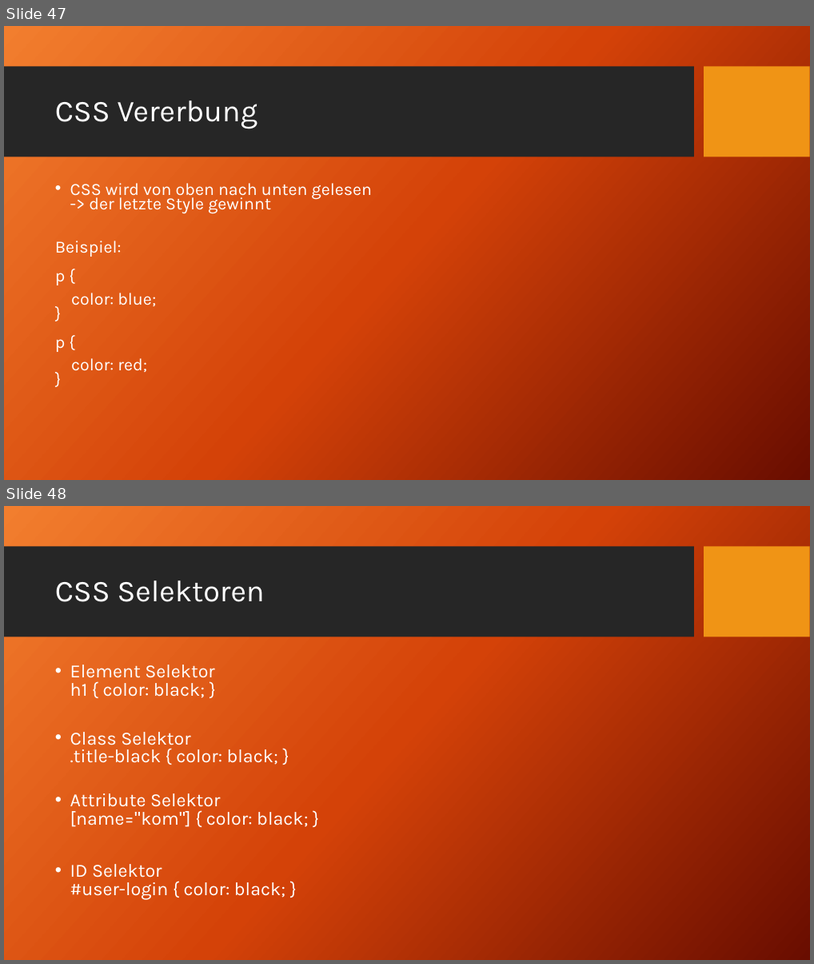
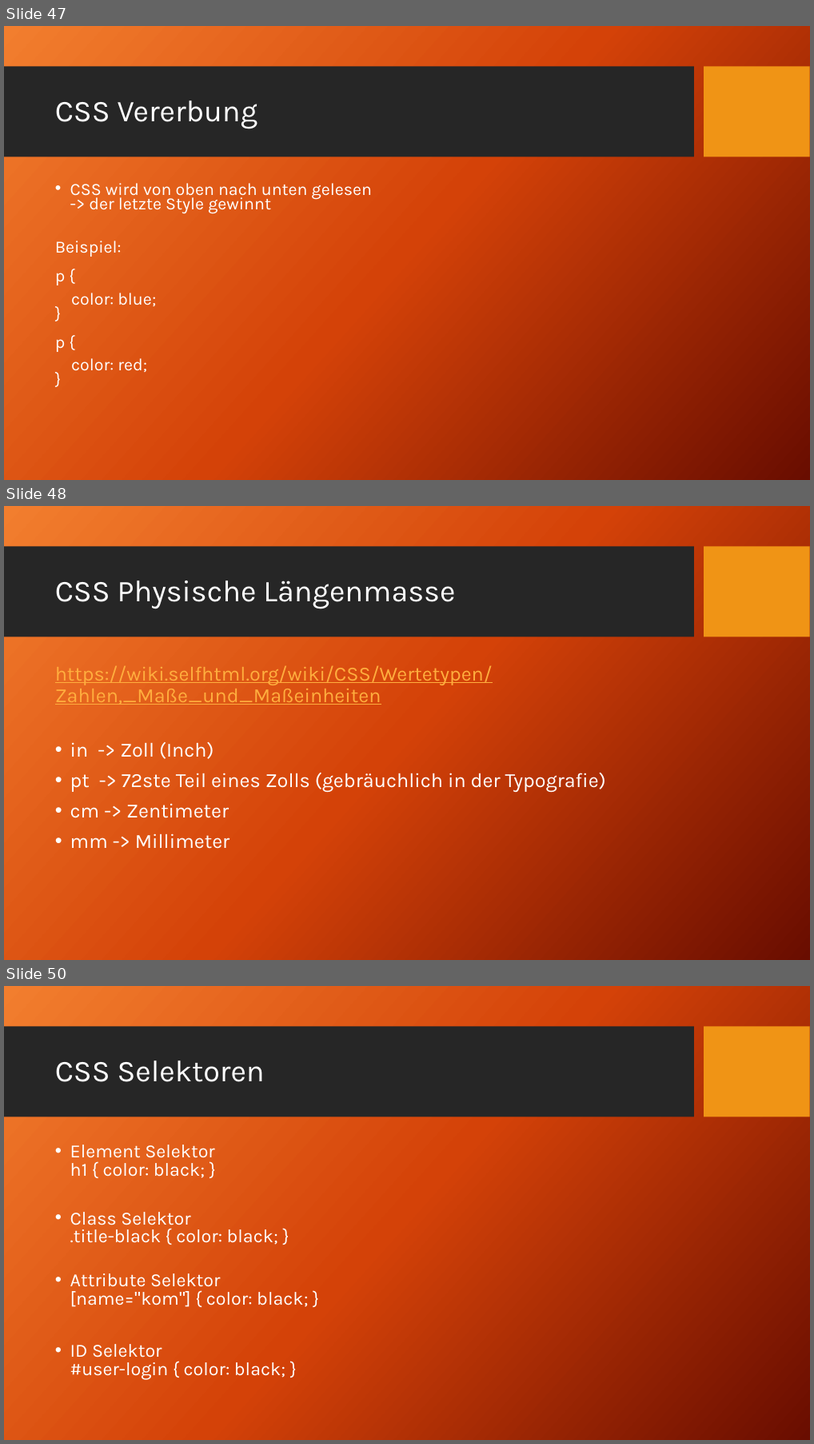
Before and after one commit to TomFrey/htmlCssBasicUebungen, a slide deck: html Schulung.pptx. Shown one above the other, each under a label of ours: slides 47 and 48 before the commit, slides 47, 48 and 50 after it; the slides between them are not shown. The pictures are 814x964 and 814x1444 pixels, drawn with LibreOffice and Linux fonts; fonts in the diff are those of the drawing; background and template pictures are left out. Boxes give left, top, right and bottom in pixels: in the first picture for what was removed or moved away, otherwise in the second. Text is boxed around its words. In the diff, an @@ line names an element or a change of style, - is before the commit and + after.

```diff
--- a/html Schulung.pptx
+++ b/html Schulung.pptx
@@ slide 48 added at (4, 506, 810, 960), background picture (left out); not listed: 2 template elements that a slide beside it also shows @@
@@ title added at (55, 580, 455, 608), 36 pt, text #FFFFFF @@
+CSS Physische Längenmasse
@@ text added at (55, 665, 606, 848), 24 pt, text #FFFFFF @@
+https://wiki.selfhtml.org/wiki/CSS/Wertetypen/Zahlen,_Maße_und_Maßeinheiten
+• in -> Zoll (Inch)
+• pt -> 72ste Teil eines Zolls (gebräuchlich in der Typografie)
+• cm -> Zentimeter
+• mm -> Millimeter
@@ what was slide 48 is now slide 50 @@
```
Also in this commit, not shown: 1 other slide added, 4 other files.
